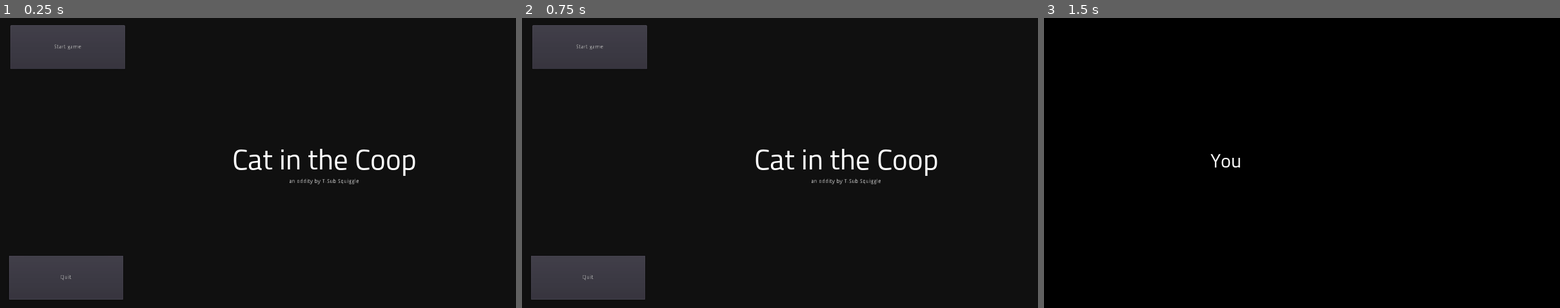
Above: before the commit, frames 1-3 (left to right).
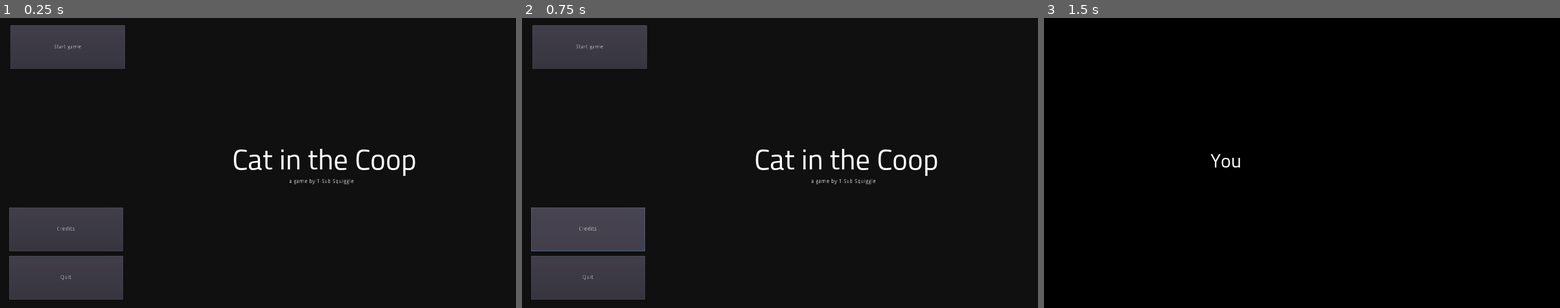
Above: after the commit, the same moments.

Repository: toolness/cat-in-the-coop
Game: Godot game, scene res://Menu.tscn
Two runs of this game, one before a commit and one after it. Both use one fixed random seed, a clock stepped at 60 frames per second and the inputs below.
Inputs (mouse positions are in pixels of both pictures, inside the frame that each line leads up to):
- Up to frame 1 (0.25 s): no input
- Up to frame 2 (0.75 s): click (589, 229) at 0.5 s, where only the run after the commit has a clickable "Credits"
- Up to frame 3 (1.5 s): click "Start game" at 1.25 s

The runs differ from the first frame. In frame 1, 3.5% of the frame differs, in the area x 1-70%, y 55-81%; in frame 2, 3.5%; in frame 3, nothing differs.

Commit message:
Add credits button, update readme/credits.

Diff:
--- a/Menu.gd
+++ b/Menu.gd
@@ -33,6 +33,10 @@
 	get_tree().quit()
 
 
+func _on_CreditsButton_pressed():
+	var _result = OS.shell_open("https://github.com/toolness/cat-in-the-coop#credits")
+
+
 func activate(photo_texture: ImageTexture):
 	title.visible = false
 	objective_instructions.visible = true
--- a/Menu.tscn
+++ b/Menu.tscn
@@ -30,6 +30,16 @@
 margin_right = 310.0
 margin_bottom = 127.0
 text = "Start game"
+__meta__ = {
+"_edit_use_anchors_": false
+}
+
+[node name="CreditsButton" type="Button" parent="."]
+margin_left = 22.432
+margin_top = 470.0
+margin_right = 306.432
+margin_bottom = 579.0
+text = "Credits"
 __meta__ = {
 "_edit_use_anchors_": false
 }
@@ -114,6 +124,7 @@
 margin_top = 77.0
 margin_right = 318.0
 margin_bottom = 95.0
-text = "an oddity by T-Sub Squiggle"
+text = "a game by T-Sub Squiggle"
 [connection signal="pressed" from="StartGameButton" to="." method="_on_StartGameButton_pressed"]
+[connection signal="pressed" from="CreditsButton" to="." method="_on_CreditsButton_pressed"]
 [connection signal="pressed" from="QuitGameButton" to="." method="_on_QuitGameButton_pressed"]
Not shown, changed: README.md
